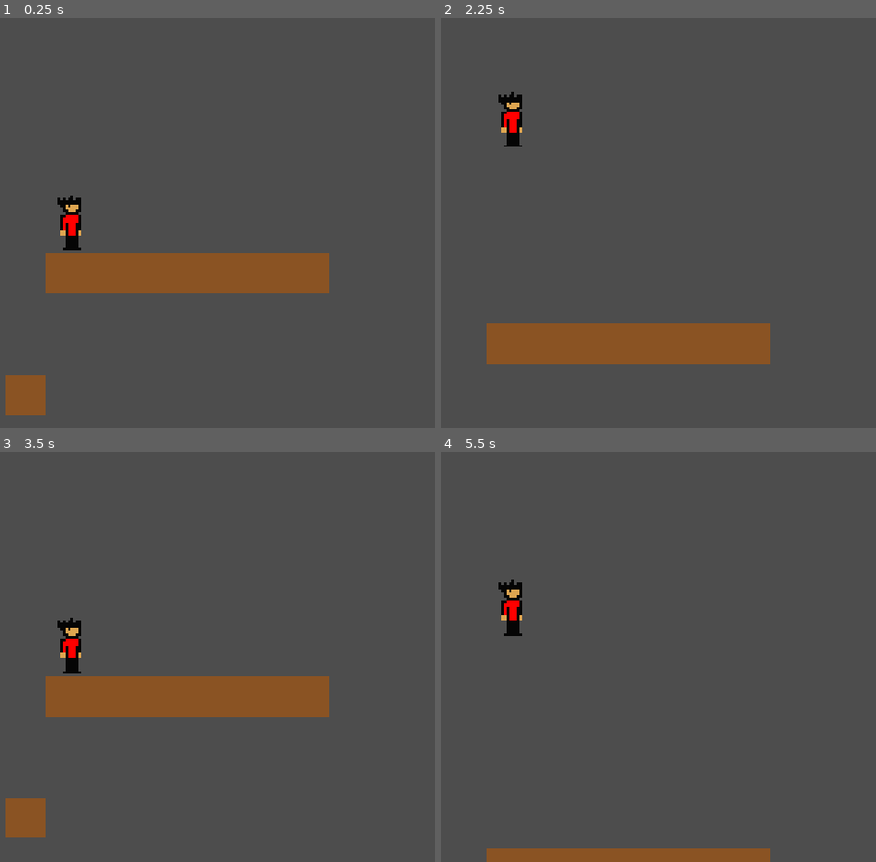
Above: before the commit, frames 1-4 (two rows, left to right).
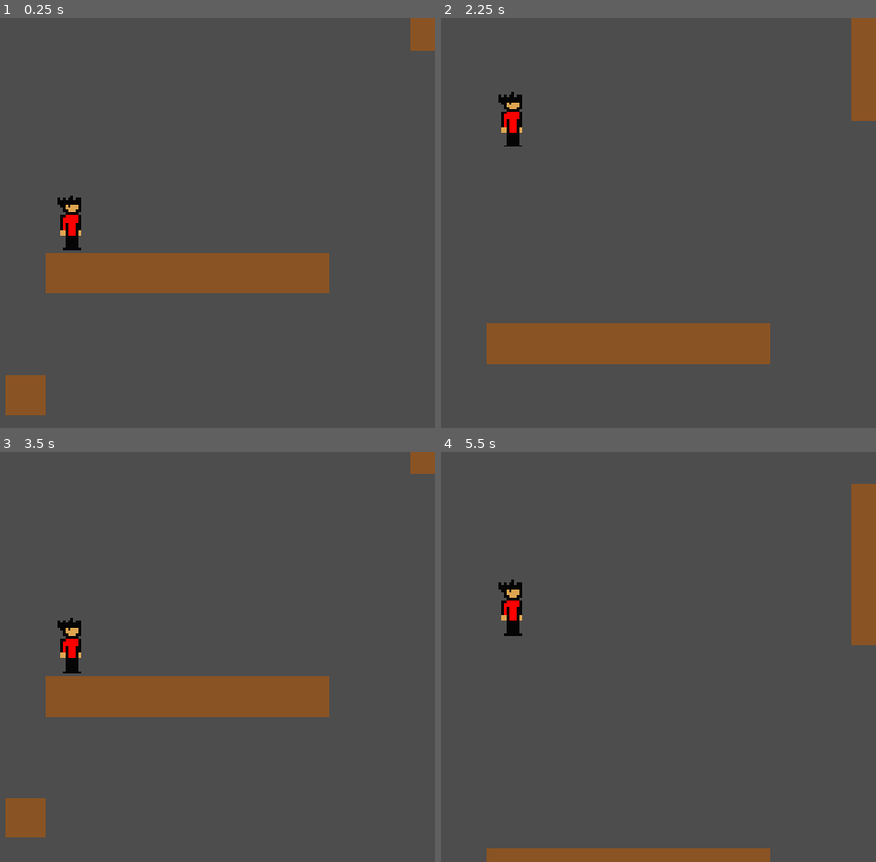
Above: after the commit, the same moments.

Repository: maugasa-art/Get-to-the-End
Game: Godot game, scene res://Scene/game.tscn
Same seed, same stepped clock (60 frames per second), same inputs: the game is played once before the commit and once after it.
Inputs:
- Up to frame 1 (0.25 s): no input
- Up to frame 2 (2.25 s): tap Enter at 1.25 s; tap Space at 2 s
- Up to frame 3 (3.5 s): no input
- Up to frame 4 (5.5 s): tap Enter at 4.25 s; tap Space at 5 s

The runs differ from the first frame. In frame 1, 0.5% of the frame differs, in the area x 94-100%, y 0-8%; in frame 2, 1.4%; in frame 3, 0.3%; in frame 4, 2.2%, in the area x 94-100%, y 7-48%.

Commit message:
killzone

Diff:
--- a/parkour-rage/Scene/game.tscn
+++ b/parkour-rage/Scene/game.tscn
@@ -1,7 +1,8 @@
-[gd_scene load_steps=6 format=4 uid="uid://k713c11rms6m"]
+[gd_scene load_steps=7 format=4 uid="uid://k713c11rms6m"]
 
 [ext_resource type="Texture2D" uid="uid://o00xt0flov7j" path="res://Assets/New Piskel-1.png.png" id="1_w51g1"]
 [ext_resource type="PackedScene" uid="uid://bql1d04gpain0" path="res://player.tscn" id="2_4jv7b"]
+[ext_resource type="PackedScene" uid="uid://d0kgp4ifqjaeu" path="res://killzone.tscn" id="3_4jv7b"]
 
 [sub_resource type="WorldBoundaryShape2D" id="WorldBoundaryShape2D_82oti"]
 distance = -21.0028
@@ -32,15 +33,17 @@
 rotation = 1.56788
 shape = SubResource("WorldBoundaryShape2D_82oti")
 
-[node name="Bottom_Boundary" type="StaticBody2D" parent="Boundaries"]
-
-[node name="CollisionShape2D" type="CollisionShape2D" parent="Boundaries/Bottom_Boundary"]
-position = Vector2(108, 137)
-shape = SubResource("WorldBoundaryShape2D_82oti")
-
 [node name="TileMapLayer" type="TileMapLayer" parent="."]
-tile_map_data = PackedByteArray("AAABAAIAAAAAAAAAAAACAAIAAAA …(208 unchanged characters)… BAAEAAAARAPz/AAABAAEAAAASAPz/AAABAAEAAAAPAPn/AAABAAEAAAAPAPr/AAABAAEAAAAPAPv/AAABAAEAAAAPAPz/AAABAAEAAAAVAPz/AAABAAEAAAAWAPz/AAABAAEAAAAXAPz/AAABAAEAAAAYAPz/AAABAAEAAAA=")
+tile_map_data = PackedByteArray("AAABAAIAAAAAAAAAAAACAAIAAAA …(208 unchanged characters)… BAAEAAAARAPz/AAABAAEAAAASAPz/AAABAAEAAAAKAPn/AAABAAEAAAAKAPr/AAABAAEAAAAKAPv/AAABAAEAAAAKAPz/AAABAAEAAAALAPz/AAABAAEAAAAMAPz/AAABAAEAAAANAPz/AAABAAEAAAATAPz/AAABAAEAAAA=")
 tile_set = SubResource("TileSet_82oti")
 
 [node name="Player" parent="." instance=ExtResource("2_4jv7b")]
 position = Vector2(26, 14)
+
+[node name="Killzone" parent="." instance=ExtResource("3_4jv7b")]
+collision_layer = 3
+collision_mask = 3
+
+[node name="CollisionShape2D" type="CollisionShape2D" parent="Killzone"]
+position = Vector2(108, 137)
+shape = SubResource("WorldBoundaryShape2D_82oti")
--- /dev/null
+++ b/parkour-rage/killzone.gd
@@ -0,0 +1,5 @@
+extends Area2D
+
+func _on_body_entered(body: Node2D) -> void:
+	if body.name == "Player":
+		get_tree().reload_current_scene()
--- a/parkour-rage/killzone.tscn
+++ b/parkour-rage/killzone.tscn
@@ -1,4 +1,9 @@
-[gd_scene format=3 uid="uid://d0kgp4ifqjaeu"]
+[gd_scene load_steps=2 format=3 uid="uid://d0kgp4ifqjaeu"]
+
+[ext_resource type="Script" uid="uid://uop6qqnmf1c6" path="res://killzone.gd" id="1_3brf5"]
 
 [node name="Killzone" type="Area2D"]
 collision_mask = 2
+script = ExtResource("1_3brf5")
+
+[connection signal="body_entered" from="." to="." method="_on_body_entered"]
--- a/parkour-rage/player.tscn
+++ b/parkour-rage/player.tscn
@@ -40,7 +40,7 @@
 "duration": 1.0,
 "texture": SubResource("AtlasTexture_onrkg")
 }],
-"loop": 1,
+"loop": true,
 "name": &"default",
 "speed": 5.0
 }]
@@ -49,18 +49,18 @@
 radius = 5.0
 height = 24.0
 
-[node name="Player" type="CharacterBody2D" unique_id=122637200]
+[node name="Player" type="CharacterBody2D"]
 z_index = 5
 script = SubResource("GDScript_i3pqv")
 
-[node name="AnimatedSprite2D" type="AnimatedSprite2D" parent="." unique_id=1617454576]
+[node name="AnimatedSprite2D" type="AnimatedSprite2D" parent="."]
 position = Vector2(1, -2)
 sprite_frames = SubResource("SpriteFrames_4cfhn")
 
-[node name="CollisionShape2D" type="CollisionShape2D" parent="." unique_id=2094886292]
+[node name="CollisionShape2D" type="CollisionShape2D" parent="."]
 position = Vector2(0, -6)
 shape = SubResource("CapsuleShape2D_82oti")
 
-[node name="Camera2D" type="Camera2D" parent="." unique_id=874477786]
+[node name="Camera2D" type="Camera2D" parent="."]
 zoom = Vector2(4, 4)
 position_smoothing_enabled = true
Not shown, added: parkour-rage/killzone.gd.uid
Not shown: 1 places in parkour-rage/player.tscn that only renumber resources
